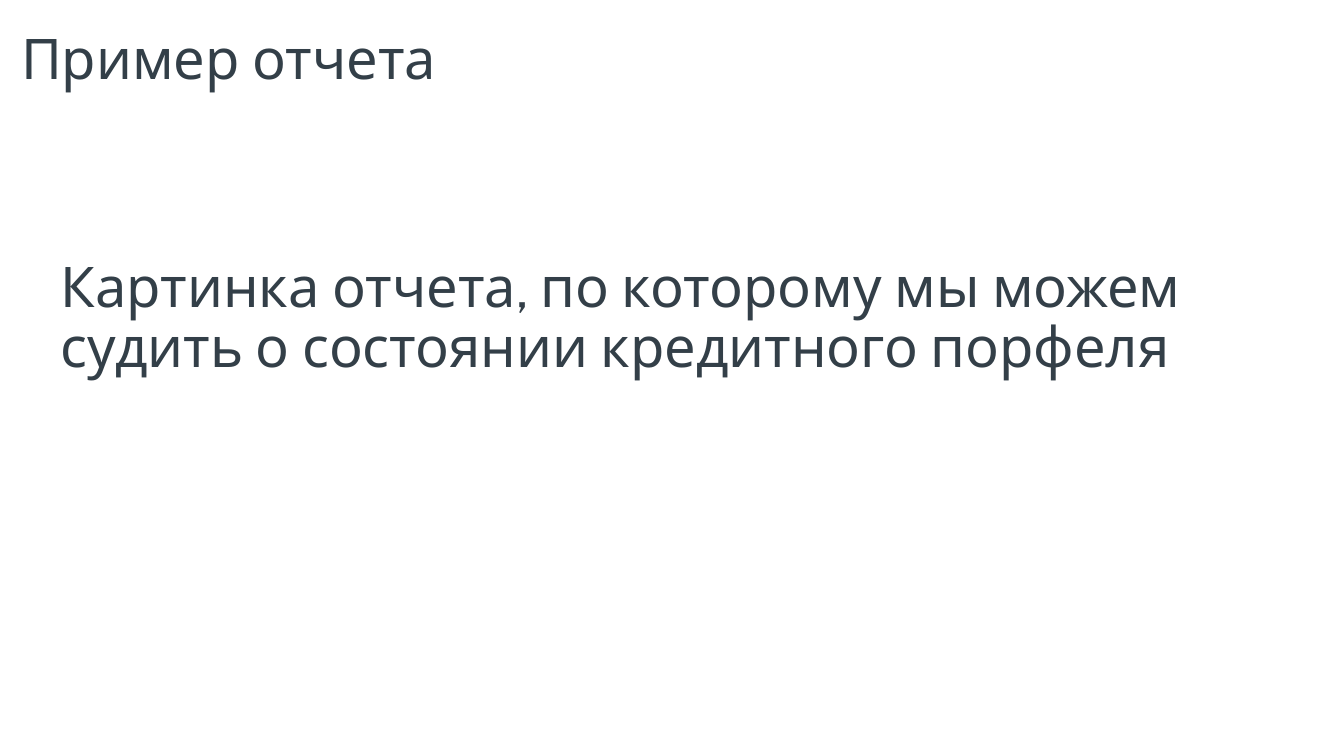
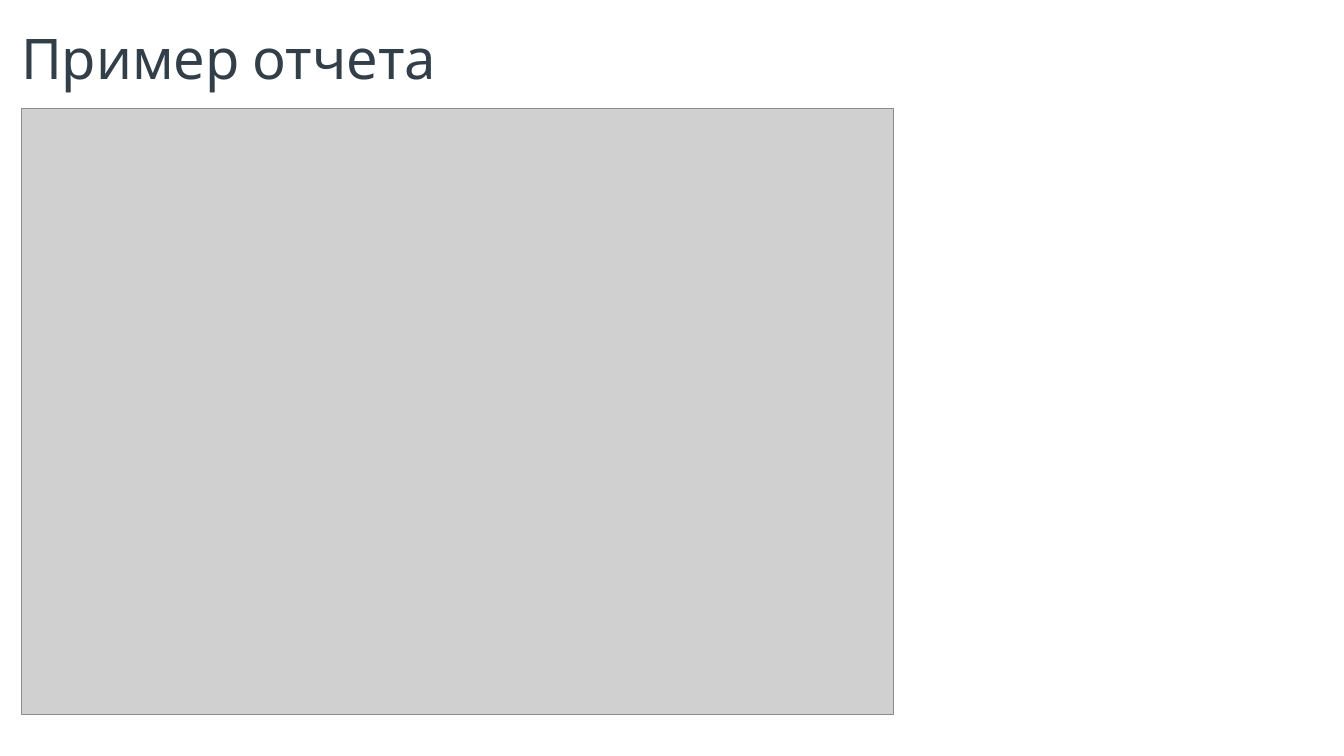
Before and after one commit to AndrSor/Course_PLSQL_SB, a slide deck: slide 10 of Course Work/Презентация проекта.pptx (slide 7 before the commit). Drawn at 1344x756 pixels with LibreOffice and Linux fonts; fonts in the diff are those of the drawing; grey boxes stand for pictures; background and template pictures are left out. Boxes give left, top, right and bottom in pixels: in the first picture for what was removed or moved away, otherwise in the second. Text is boxed around its words. In the diff, an @@ line names an element or a change of style, - is before the commit and + after.

```diff
--- a/Course Work/Презентация проекта.pptx
+++ b/Course Work/Презентация проекта.pptx
@@ picture added at (21,108,894,715) @@
@@ text removed at (61,267,1181,381) @@
-Картинка отчета, по которому мы можем судить о состоянии кредитного порфеля
```
Also in this commit, not shown: 5 slides added, 1 slide removed, 6 other files.
